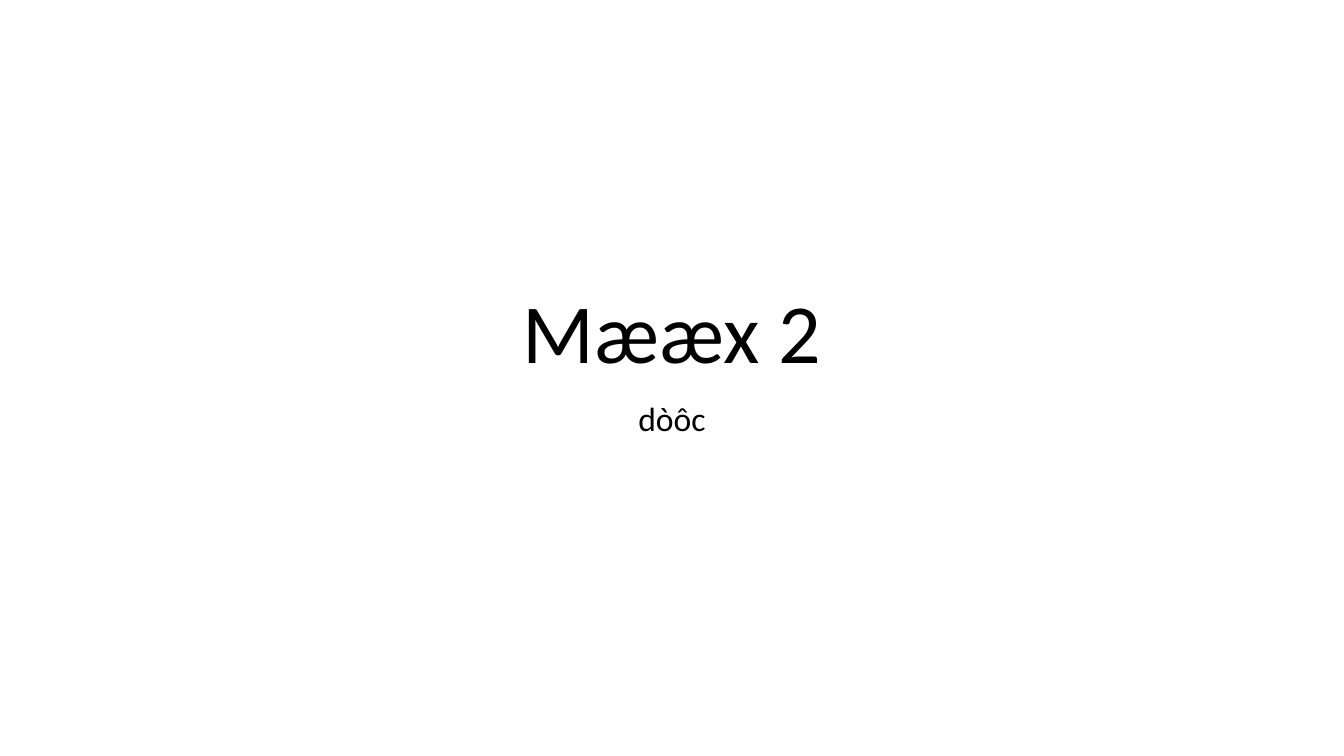
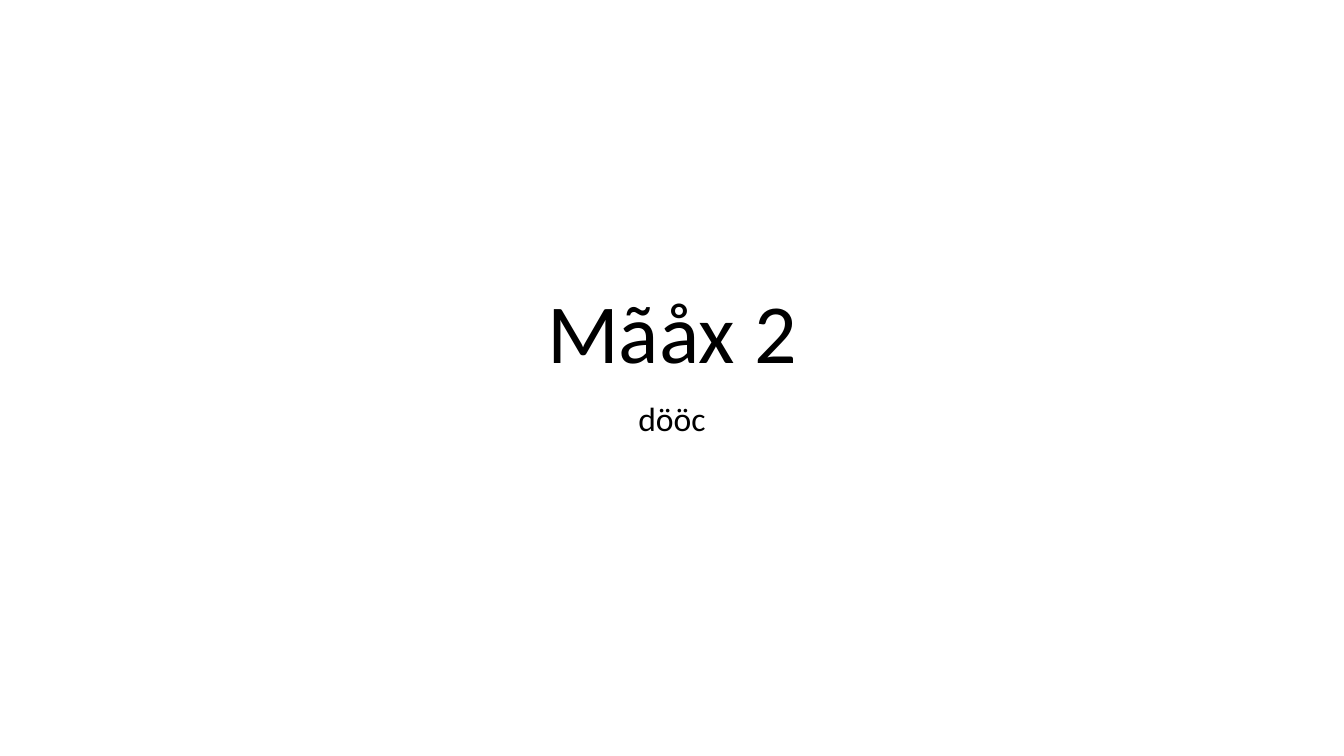
Before and after one commit to achakradhare/TestQA, a slide deck: slide 1 of New Microsoft PowerPoint Presentation_fr.pptx. Drawn at 1344x756 pixels with LibreOffice and Linux fonts; fonts in the diff are those of the drawing. Boxes give left, top, right and bottom in pixels: in the first picture for what was removed or moved away, otherwise in the second. Text is boxed around its words. In the diff, an @@ line names an element or a change of style, - is before the commit and + after.

```diff
--- a/New Microsoft PowerPoint Presentation_fr.pptx
+++ b/New Microsoft PowerPoint Presentation_fr.pptx
@@ title at (547, 303, 797, 364): text changed @@
-Mææx 2
+Mãåx 2
@@ subtitle at (638, 407, 705, 432): text changed @@
-dòôc
+dööc
```
Also in this commit, not shown: 15 other files.
